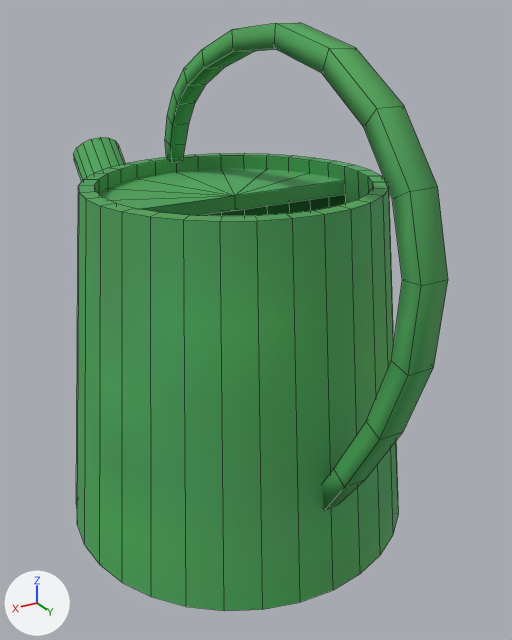
What one commit did to the FBX model Assets/Models/watering_can.fbx.
One viewpoint serves both versions: a 50 mm camera at (0.283, 0.506, 0.432) aimed at (-0.034, -0.023, 0.168). The axes (+X, +Y, +Z) are drawn at lower left. The lights are the same throughout. The picture after the commit comes second. Mesh edges are drawn as thin lines.

The older version as bpy lines, for what is in view:
```python
me_mesh = bpy.data.meshes.new('Mesh')
me_mesh.from_pydata(...)  # 296 vertices, 328 faces; spans x -0.156..0.156, y -0.364..0.232, z 0.002..0.428
me_mesh.materials.append(mat_flower_blue)  # picture img_flower_blue_png
ob_watering_can = bpy.data.objects.new('watering_can', me_mesh)
ob_watering_can.location = (0.0, 0.0, 0.0)
```
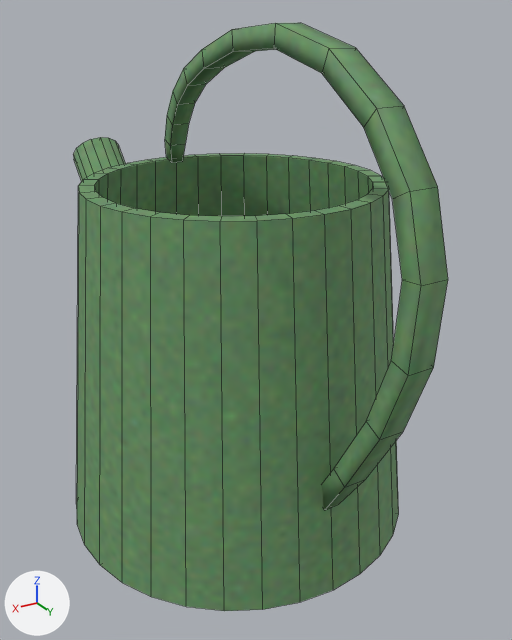
Scene script edits in JSON lines:
```json
{"op": "add", "block": "img_watering_can_png", "code": ["img_watering_can_png = load_image('watering_can.png', '../../Blender/watering_can.png', 256, 256, 'sRGB')"]}
{"op": "add", "block": "mat_watering_can", "code": ["mat_watering_can = principled_material('watering_can')", "mat_watering_can.texture = img_watering_can_png", "mat_watering_can.roughness = 0.75"]}
{"block": "me_mesh", "where": "# used by ob_watering_can; location = (0.0, 0.0, 0.0)"}
{"op": "remove", "block": "me_mesh", "code": "me_mesh.from_pydata(...)  # 296 vertices, 328 faces; spans x -0.156..0.156, y -0.364..0.232, z 0.002..0.428"}
{"op": "add", "block": "me_mesh", "code": "me_mesh.from_pydata(...)  # 276 vertices, 302 faces; spans x -0.156..0.156, y -0.364..0.232, z 0.002..0.428"}
{"block": "me_mesh", "change": "me_mesh part 1: the loose piece of 20 vertices spanning x -0.119..0.119, y -0.119..-0.001, z 0.283..0.295 is deleted"}
{"block": "me_mesh", "change": "me_mesh part 2: 302 faces spanning x -0.156..0.156, y -0.364..0.232, z 0.002..0.428 switch from mat_flower_blue (picture img_flower_blue_png) to mat_watering_can (picture img_watering_can_png)"}
```

What differs and where, as boxes [x1, y1, x2, y2] in the pictures (512 x 640 px):
```json
{"part": 1, "of": "me_mesh", "change": "deleted", "before": [99, 169, 345, 216], "on screen": "green"}
{"part": 2, "of": "me_mesh", "change": "recoloured", "before": [73, 23, 448, 611], "after": [73, 23, 448, 611]}
```
